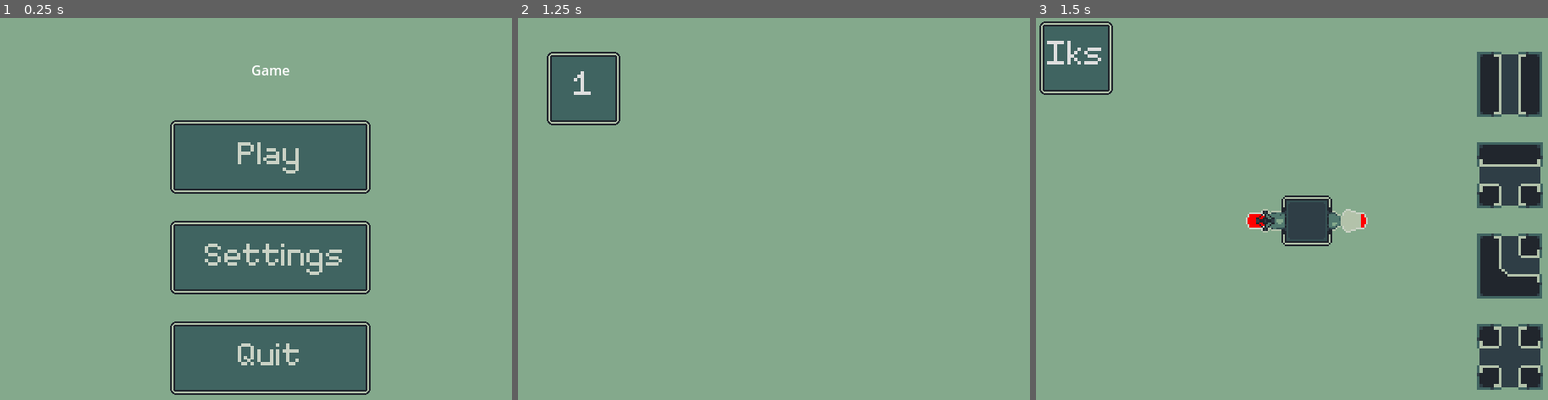
Above: before the commit, frames 1-3 (left to right).
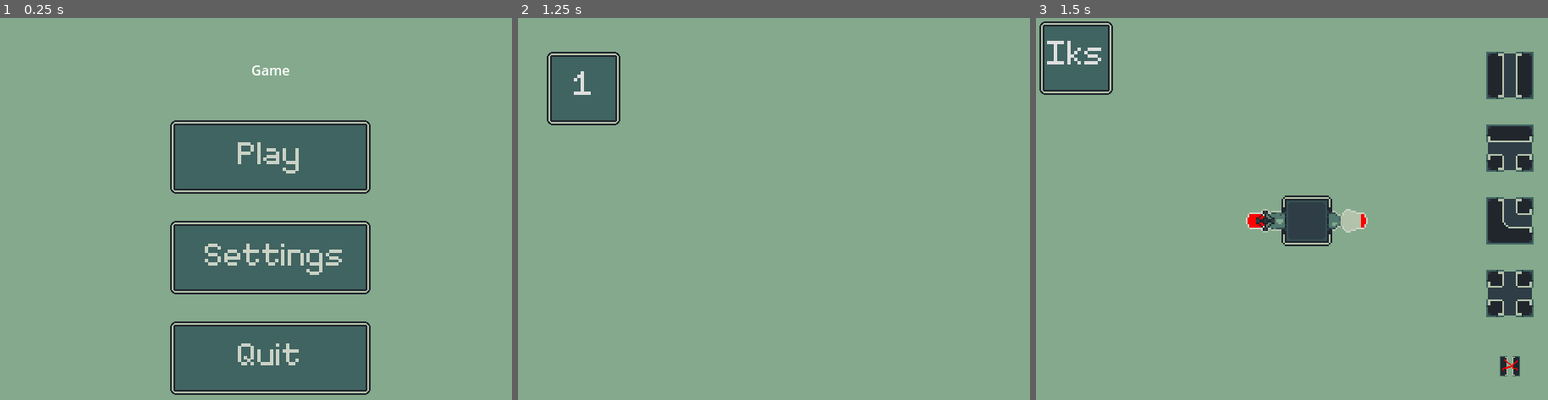
Above: after the commit, the same moments.

Repository: feargrinn/spacejam2024
Game: Godot game, scene res://node_2d.tscn
The game is run twice, just before and just after one commit, with the same random seed, the same clock (stepped at 60 frames per second) and the same inputs.
Inputs (mouse positions are in pixels of both pictures, inside the frame that each line leads up to):
- Up to frame 1 (0.25 s): no input
- Up to frame 2 (1.25 s): click (789, 155) at 0.5 s
- Up to frame 3 (1.5 s): click "1" at 1.25 s

Frames 1-2 are identical in both runs. In frame 3, 8.8% of the frame differs, in the area x 86-100%, y 8-98%.

Commit message:
Base antitile

Diff:
--- a/Map.gd
+++ b/Map.gd
@@ -7,6 +7,7 @@
 const t_tile_script = preload("res://Tiles/TTile.gd")
 const straight_tile_script = preload("res://Tiles/StraightTile.gd")
 const bend_tile_script = preload("res://Tiles/LTile.gd")
+const anti_tile_script = preload("res://Tiles/AntiTile.gd")
 const colour_script = preload("res://Colour.gd")
 const input_script = preload("res://Tiles/InputTile.gd")
 const output_script = preload("res://Tiles/OutputTile.gd")
@@ -117,13 +118,15 @@
 			null:
 				return
 			1:
-				tile = ITile.new()
+				tile = straight_tile_script.new()
 			2:
 				tile = TTile.new()
 			3:
 				tile = BendTile.new()
 			4:
 				tile = CrossTile.new()
+			5:
+				tile = AntiTile.new()
 
 		tile.position = get_global_mouse_position()
 		add_child(tile)
@@ -182,14 +185,15 @@
 				full_neighbours.append(other.get_paint())
 			else:
 				empty_neighbours.append(Vector2i(other_x, other_y))
-	if !full_neighbours.is_empty():
+	if full_neighbours.any(func(paint): return paint.amount > 0):
 		var colour = Paint.mix(full_neighbours)
 		tile.set_color(colour)
 		if tile is OutputTile:
 			tile.texture = preload("res://images/tile_24x24_output_transparent.png")
 			tile.is_output_filled = true
-		for neighbour in empty_neighbours:
-			fill_pipes(neighbour, colour)
+		if not (tile is AntiTile):
+			for neighbour in empty_neighbours:
+				fill_pipes(neighbour, colour)
 
 func fill_pipes(coords: Vector2i, colour: Colour):
 	var x = coords.x
--- /dev/null
+++ b/Tiles/AntiTile.gd
@@ -0,0 +1,19 @@
+extends Tile
+
+class_name AntiTile
+
+
+# Called when the node enters the scene tree for the first time.
+func _ready():
+	links.append(Direction.UP)
+	links.append(Direction.DOWN)
+
+	opaque_texture = preload("res://images/tile_24x24_I_opaque.png")
+	transparent_texture = preload("res://images/tile_24x24_anti.png")
+
+	super._ready()
+	pipe_size = -1
+
+# Called every frame. 'delta' is the elapsed time since the previous frame.
+func _process(delta):
+	pass
--- a/game.tscn
+++ b/game.tscn
@@ -1,15 +1,16 @@
-[gd_scene load_steps=11 format=3 uid="uid://fhmwenm3h7c7"]
+[gd_scene load_steps=12 format=3 uid="uid://fhmwenm3h7c7"]
 
 [ext_resource type="Script" path="res://game.gd" id="1_f0dd8"]
-[ext_resource type="Texture2D" uid="uid://d0puyi57jqicv" path="res://images/bg_640x480.png" id="2_5eohq"]
+[ext_resource type="Texture2D" uid="uid://oogt24347qv7" path="res://images/bg_640x480.png" id="2_5eohq"]
 [ext_resource type="Script" path="res://TilePlacing.gd" id="2_l2akx"]
-[ext_resource type="FontFile" uid="uid://cwftwnqfoddyo" path="res://fonts/menu_font.ttf" id="2_rssi8"]
-[ext_resource type="Texture2D" uid="uid://bumfl8xum30i1" path="res://images/menu_button_lvl_empty.png" id="3_eonvc"]
-[ext_resource type="Texture2D" uid="uid://ccuw7qxn43cr1" path="res://images/menu_button_empty.png" id="5_8wxpr"]
-[ext_resource type="Texture2D" uid="uid://dp8ix3werx7bw" path="res://images/tile_24x24_I_opaque.png" id="6_psk2b"]
-[ext_resource type="Texture2D" uid="uid://3labjwhf3p4x" path="res://images/tile_24x24_T_opaque.png" id="7_ujjlr"]
-[ext_resource type="Texture2D" uid="uid://b1bv5ft6prg6e" path="res://images/tile_24x24_L_opaque.png" id="8_l0vv8"]
-[ext_resource type="Texture2D" uid="uid://c206w8ik4oobi" path="res://images/tile_24x24_cross_opaque.png" id="9_yodhl"]
+[ext_resource type="FontFile" uid="uid://vpxsj0e6x6lk" path="res://fonts/menu_font.ttf" id="2_rssi8"]
+[ext_resource type="Texture2D" uid="uid://c3msrgw8yn1n4" path="res://images/menu_button_lvl_empty.png" id="3_eonvc"]
+[ext_resource type="Texture2D" uid="uid://c86rrp0hau4hr" path="res://images/menu_button_empty.png" id="5_8wxpr"]
+[ext_resource type="Texture2D" uid="uid://iaumk5tbsbn1" path="res://images/tile_24x24_I_opaque.png" id="6_psk2b"]
+[ext_resource type="Texture2D" uid="uid://bfb2by036wdfm" path="res://images/tile_24x24_T_opaque.png" id="7_ujjlr"]
+[ext_resource type="Texture2D" uid="uid://dgumx31nso486" path="res://images/tile_24x24_L_opaque.png" id="8_l0vv8"]
+[ext_resource type="Texture2D" uid="uid://gp7xpxacd1ql" path="res://images/tile_24x24_cross_opaque.png" id="9_yodhl"]
+[ext_resource type="Texture2D" uid="uid://b4ovm4fbbjh10" path="res://images/tile_24x24_anti.png" id="10_mn7g2"]
 
 [node name="Game" type="Node2D"]
 texture_filter = 1
@@ -430,6 +431,12 @@
 size_flags_vertical = 3
 texture = ExtResource("9_yodhl")
 stretch_mode = 5
+
+[node name="TextureRect5" type="TextureRect" parent="TilePicker/VBoxContainer"]
+layout_mode = 2
+size_flags_vertical = 3
+texture = ExtResource("10_mn7g2")
+stretch_mode = 3
 
 [node name="VictoryScreen" type="ColorRect" parent="."]
 visible = false
@@ -537,12 +544,9 @@
 [connection signal="pressed" from="LeverPicker/Rows/Columns4/MarginContainer5/Level" to="." method="_on_level_pressed" binds= [5]]
 [connection signal="pressed" from="ExitLevel" to="." method="_on_exit_level_pressed"]
 [connection signal="mouse_entered" from="TilePicker/VBoxContainer/TextureRect" to="TilePicker" method="_on_mouse_entered_tile" binds= [1]]
-[connection signal="mouse_exited" from="TilePicker/VBoxContainer/TextureRect" to="TilePicker" method="_on_i_mouse_exited"]
 [connection signal="mouse_entered" from="TilePicker/VBoxContainer/TextureRect2" to="TilePicker" method="_on_mouse_entered_tile" binds= [2]]
-[connection signal="mouse_exited" from="TilePicker/VBoxContainer/TextureRect2" to="TilePicker" method="_on_i_mouse_exited"]
 [connection signal="mouse_entered" from="TilePicker/VBoxContainer/TextureRect3" to="TilePicker" method="_on_mouse_entered_tile" binds= [3]]
-[connection signal="mouse_exited" from="TilePicker/VBoxContainer/TextureRect3" to="TilePicker" method="_on_i_mouse_exited"]
 [connection signal="mouse_entered" from="TilePicker/VBoxContainer/TextureRect4" to="TilePicker" method="_on_mouse_entered_tile" binds= [4]]
-[connection signal="mouse_exited" from="TilePicker/VBoxContainer/TextureRect4" to="TilePicker" method="_on_i_mouse_exited"]
+[connection signal="mouse_entered" from="TilePicker/VBoxContainer/TextureRect5" to="TilePicker" method="_on_mouse_entered_tile" binds= [5]]
 [connection signal="pressed" from="VictoryScreen/MenuButtons/NextLevel" to="." method="_on_next_level_pressed"]
 [connection signal="pressed" from="LoserScreen/MenuButtons/Retry" to="." method="_on_retry_pressed"]
Binary file added: images/tile_24x24_anti.png
Not shown, added: images/tile_24x24_anti.png.import
